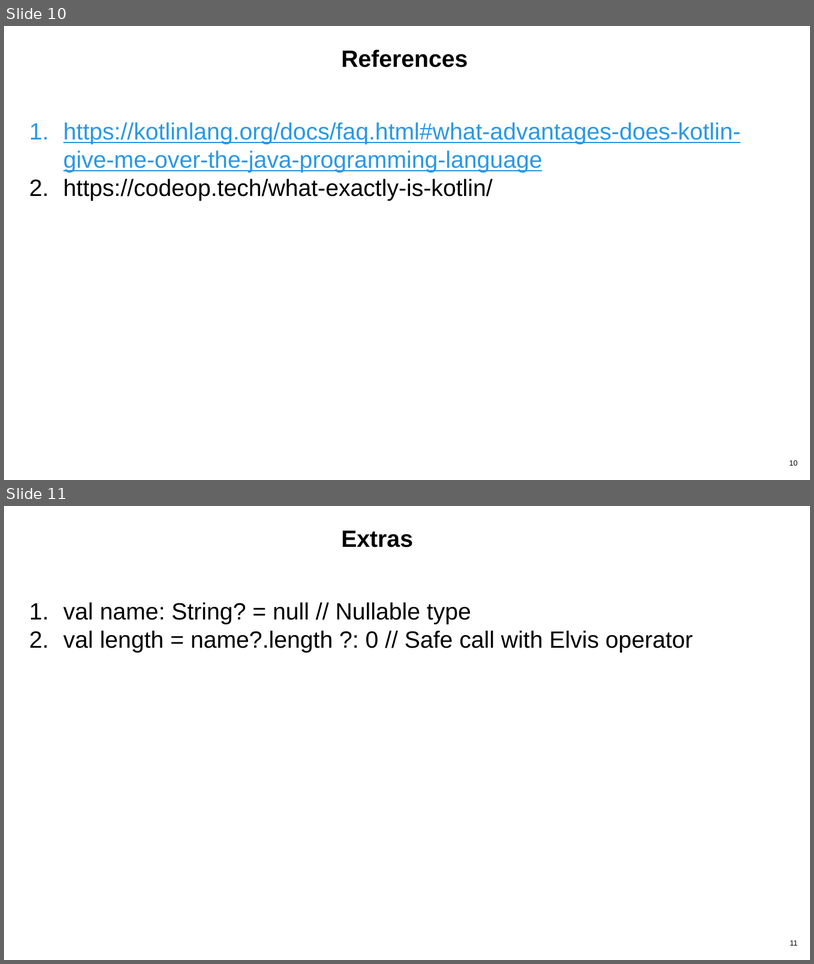
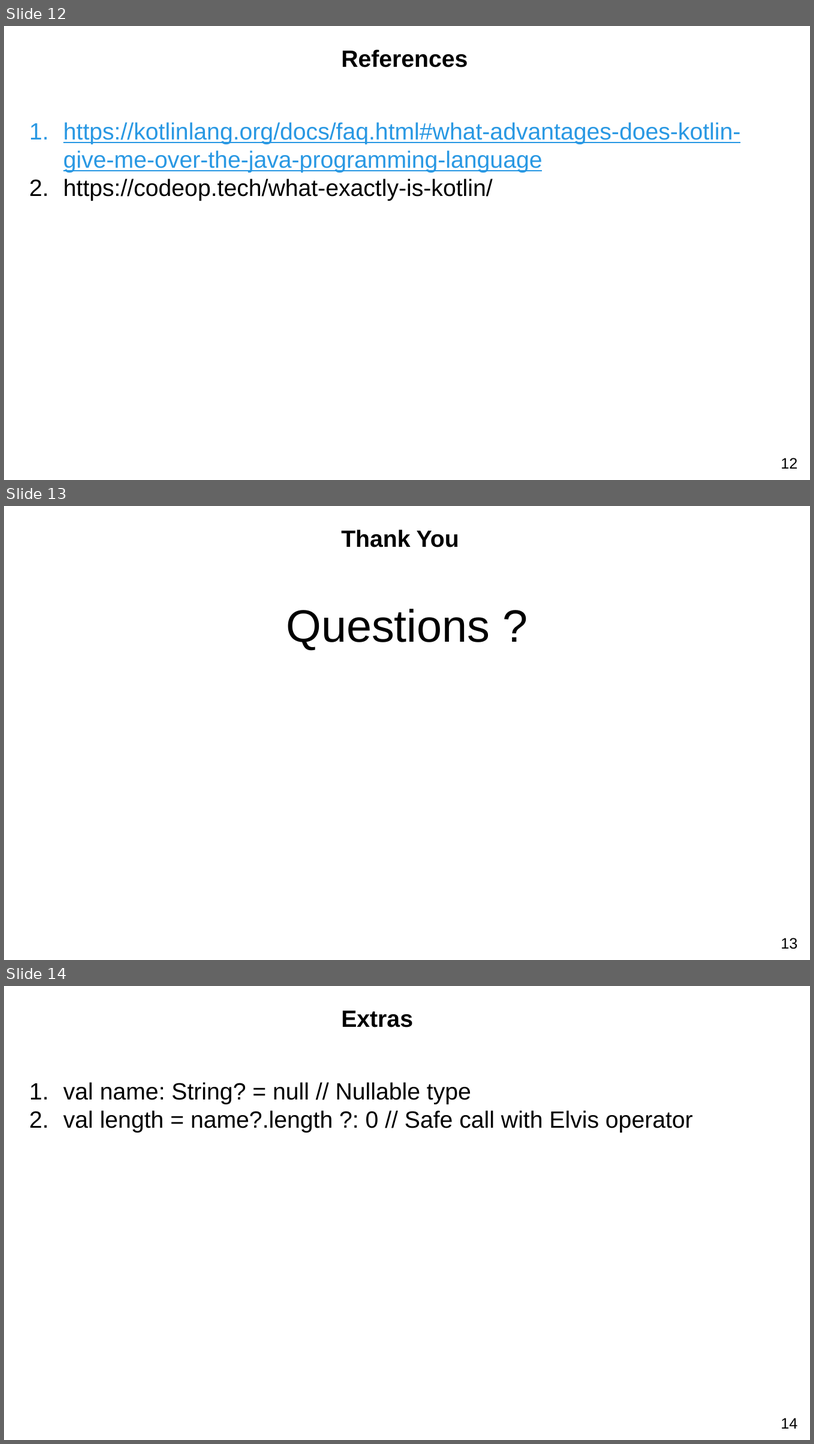
Before and after one commit to Egovictorc/dit, a slide deck: SUM_2025/Advanced_Programming/Kotlin_Java_Replacement_in_Android.pptx. Shown one above the other, each under a label of ours: slides 10 and 11 before the commit, slides 12, 13 and 14 after it. The pictures are 814x964 and 814x1444 pixels, drawn with LibreOffice and Linux fonts; fonts in the diff are those of the drawing; background and template pictures are left out. Boxes give left, top, right and bottom in pixels: in the first picture for what was removed or moved away, otherwise in the second. Text is boxed around its words. In the diff, an @@ line names an element or a change of style, - is before the commit and + after.

```diff
--- a/SUM_2025/Advanced_Programming/Kotlin_Java_Replacement_in_Android.pptx
+++ b/SUM_2025/Advanced_Programming/Kotlin_Java_Replacement_in_Android.pptx
@@ slide 13 added at (x1=4, y1=506, x2=810, y2=960), background picture (left out) @@
@@ text added at (x1=341, y1=529, x2=459, y2=547), 28 pt, text #000000, bold @@
+Thank You
@@ text added at (x1=286, y1=609, x2=490, y2=650), 54 pt, text #000000 @@
+Questions ?
@@ page number added at (x1=781, y1=937, x2=798, y2=949), 18 pt, text #000000 @@
+13
@@ what was slide 10 is now slide 12 @@
@@ page number at (x1=781, y1=457, x2=798, y2=468): text changed; size 9 to 18 pt @@
-10
+12
@@ what was slide 11 is now slide 14 @@
@@ page number at (x1=781, y1=1417, x2=798, y2=1428): text changed; size 9 to 18 pt @@
-11
+14
```
Also in this commit, not shown: 5 slides changed, 3 other slides added, 1 slide removed, 9 other files.
